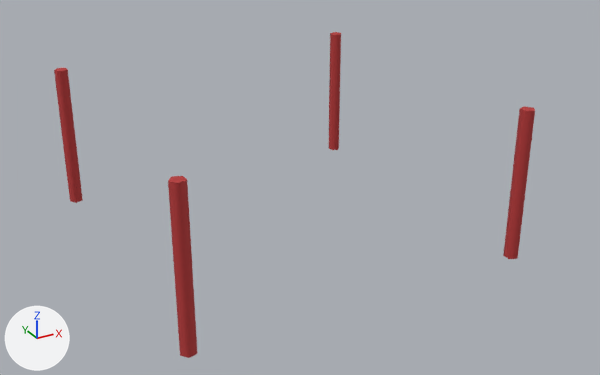
Before and after pictures for a commit that changed the FBX model Assets/SM_Pole_Center.fbx.
Camera for both pictures: a 50 mm lens placed at (-0.478, -0.931, 0.517), pointed at (0.016, -0.032, 0.068). Lighting does not change. The marker at lower left points along +X, +Y and +Z. Where no turn or scale is listed for an object, it has been applied to the vertices.

The older version as bpy lines, for what is in view:
```python
me_mesh = bpy.data.meshes.new('Mesh')
me_mesh.from_pydata(...)  # a 5-sided cylinder along z spanning x 0.217..0.234, y 0.215..0.233, z 0.0..0.201; a 5-sided cylinder along z spanning x -0.234..-0.217, y 0.215..0.233, z 0.0..0.201; a 5-sided cylinder along z spanning x 0.217..0.234, y -0.233..-0.215, z 0.0..0.201; a 5-sided cylinder along z spanning x -0.234..-0.217, y -0.233..-0.215, z 0.0..0.201
me_mesh.materials.append(mat_material__62)  # red #b73838
ob_sm_pole_center = bpy.data.objects.new('SM_Pole_Center', me_mesh)
ob_sm_pole_center.location = (0.0, 0.0, 0.0)
```
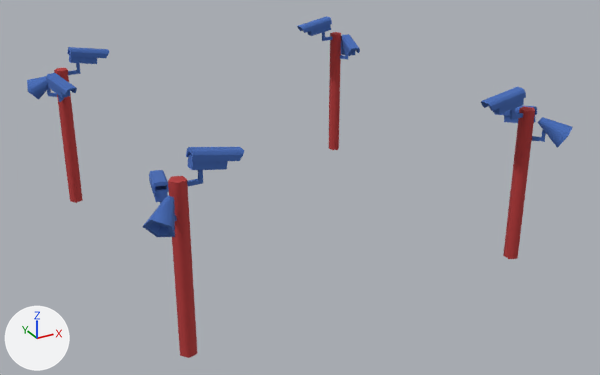
Location of each change, [x1, y1, x2, y2] in pixels of the pictures (600 x 375 px):
'SM_Pole_Center', reshaped (13% wider)
    before: [54, 32, 535, 358]
    after: [27, 16, 573, 358]
part 1 of me_mesh, added (blue)
    after: [297, 16, 360, 60]
part 2 of me_mesh, added (blue)
    after: [27, 47, 109, 102]
part 3 of me_mesh, added (blue)
    after: [481, 87, 573, 148]
part 4 of me_mesh, added (blue)
    after: [143, 147, 244, 237]

Diff of the bpy script that builds the scene:
```diff
--- a/Assets/SM_Pole_Center.fbx.py
+++ b/Assets/SM_Pole_Center.fbx.py
@@ mat_material__59 @@
+mat_material__59 = principled_material('Material #59')
+mat_material__59.base_color = (0.0549, 0.145, 0.478)  # blue #426ab8
+mat_material__59.roughness = 0.9
@@ me_mesh @@
 # used by ob_sm_pole_center; location = (0.0, 0.0, 0.0)
-me_mesh.from_pydata(...)  # 40 vertices, 28 faces; spans x -0.234..0.234, y -0.233..0.233, z 0.0..0.201
+me_mesh.from_pydata(...)  # 608 vertices, 556 faces; spans x -0.27..0.27, y -0.269..0.269, z 0.0..0.23
+# me_mesh part 1: 142 vertices added at x 0.155..0.27, y 0.163..0.269, z 0.156..0.23
+# me_mesh part 2: 142 vertices added at x -0.27..-0.155, y 0.163..0.269, z 0.156..0.23
+# me_mesh part 3: 142 vertices added at x 0.155..0.27, y -0.269..-0.163, z 0.156..0.23
+# me_mesh part 4: 142 vertices added at x -0.27..-0.155, y -0.269..-0.163, z 0.156..0.23
+# me_mesh part 5: the surface is now shaded flat
 me_mesh.materials.append(mat_material__62)
+me_mesh.materials.append(mat_material__59)  # blue #426ab8
```
